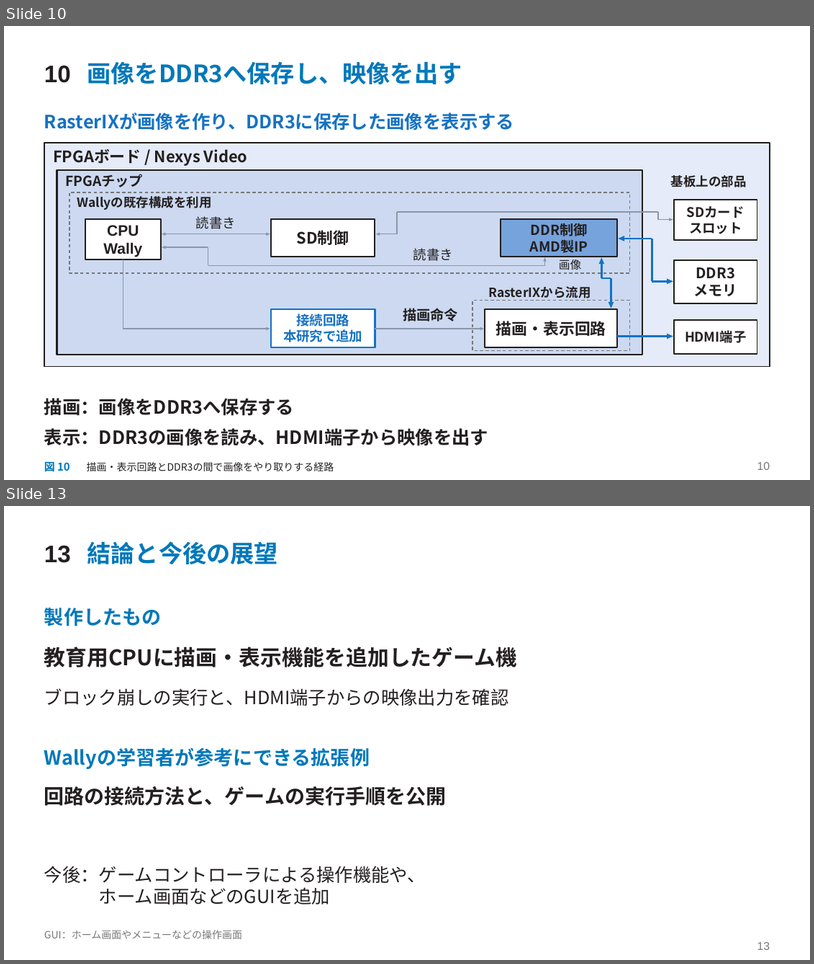
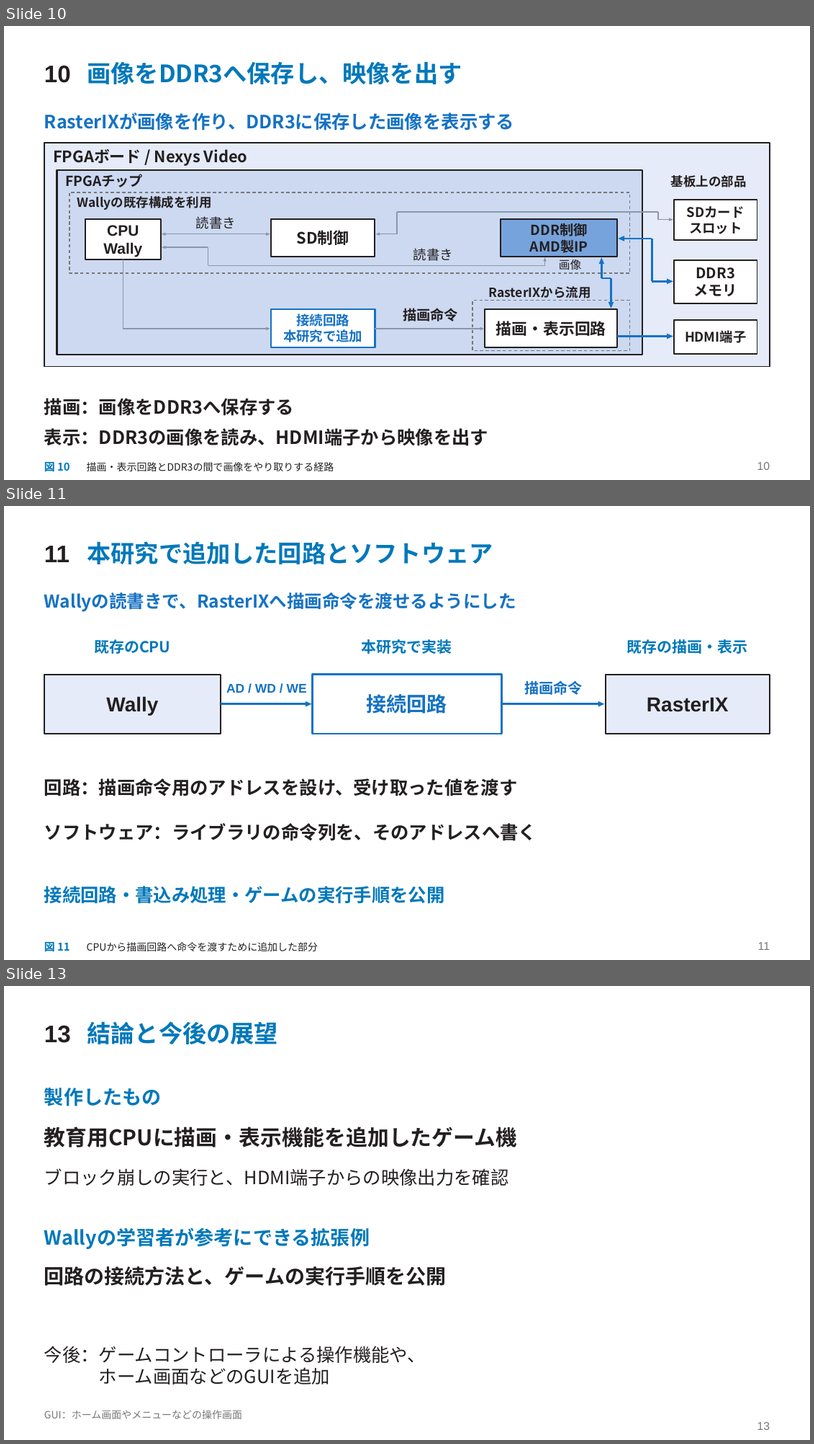
Before and after one commit to SoshiroFujimori/wally-game-console-research, a slide deck: docs/presentation/中間発表_主要事項.pptx. Shown one above the other, each under a label of ours: slides 10 and 13 before the commit, slides 10, 11 and 13 after it; the slides between them are not shown. The pictures are 814x964 and 814x1444 pixels, drawn with LibreOffice and Linux fonts; fonts in the diff are those of the drawing. Boxes give left, top, right and bottom in pixels: in the first picture for what was removed or moved away, otherwise in the second. Text is boxed around its words. In the diff, an @@ line names an element or a change of style, - is before the commit and + after.

```diff
--- a/docs/presentation/中間発表_主要事項.pptx
+++ b/docs/presentation/中間発表_主要事項.pptx
@@ slide 11 added at [4, 506, 810, 960], background #FFFFFF @@
@@ text added at [44, 546, 70, 562], 28.5 pt, text #231F20, bold @@
+11
@@ text added at [88, 541, 494, 564], 28.5 pt, text #0078BA, bold @@
+本研究で追加した回路とソフトウェア
@@ text added at [44, 592, 517, 612], 21 pt, text #1572C3, bold @@
+Wallyの読書きで、RasterIXへ描画命令を渡せるようにした
@@ text added at [94, 639, 170, 654], 18 pt, text #0078BA, bold @@
+既存のCPU
@@ text added at [362, 639, 453, 654], 18 pt, text #0078BA, bold @@
+本研究で実装
@@ text added at [628, 639, 748, 654], 18 pt, text #0078BA, bold @@
+既存の描画・表示
@@ rectangle added at [44, 674, 221, 734], fill #E5EBF8, outline #231F20 1.65 pt @@
@@ rectangle added at [313, 674, 502, 734], fill #FFFFFF, outline #1572C3 2.25 pt @@
@@ rectangle added at [606, 674, 771, 734], fill #E5EBF8, outline #231F20 1.65 pt @@
@@ text added at [106, 696, 158, 716], 24 pt, text #231F20, bold @@
+Wally
@@ text added at [226, 684, 307, 692], 15 pt, text #1572C3, bold @@
+AD / WD / WE
@@ text added at [367, 694, 448, 713], 24 pt, text #1572C3, bold @@
+接続回路
@@ text added at [525, 680, 583, 695], 17.2 pt, text #1572C3, bold @@
+描画命令
@@ text added at [647, 697, 729, 712], 24 pt, text #231F20, bold @@
+RasterIX
@@ freeform shape added at [221, 704, 306, 705], outline #1572C3 2.25 pt @@
@@ freeform shape added at [306, 701, 312, 706], fill #1572C3 @@
@@ freeform shape added at [502, 704, 599, 705], outline #1572C3 2.25 pt @@
@@ freeform shape added at [599, 701, 604, 706], fill #1572C3 @@
@@ text added at [44, 778, 518, 796], 21.8 pt, text #231F20, bold @@
+回路：描画命令用のアドレスを設け、受け取った値を渡す
@@ text added at [44, 823, 537, 841], 21.8 pt, text #231F20, bold @@
+ソフトウェア：ライブラリの命令列を、そのアドレスへ書く
@@ text added at [44, 885, 445, 903], 21.8 pt, text #0078BA, bold @@
+接続回路・書込み処理・ゲームの実行手順を公開
@@ text added at [44, 939, 70, 954], 12.8 pt, text #0078BA, bold @@
+図 11
@@ text added at [87, 942, 319, 951], 12 pt, text #231F20 @@
+CPUから描画回路へ命令を渡すために追加した部分
@@ text added at [759, 942, 770, 950], 13.5 pt, text #777777 @@
+11
```
Also in this commit, not shown: 7 slides changed, 1 other slide added, 2 slides removed, 18 other files.
